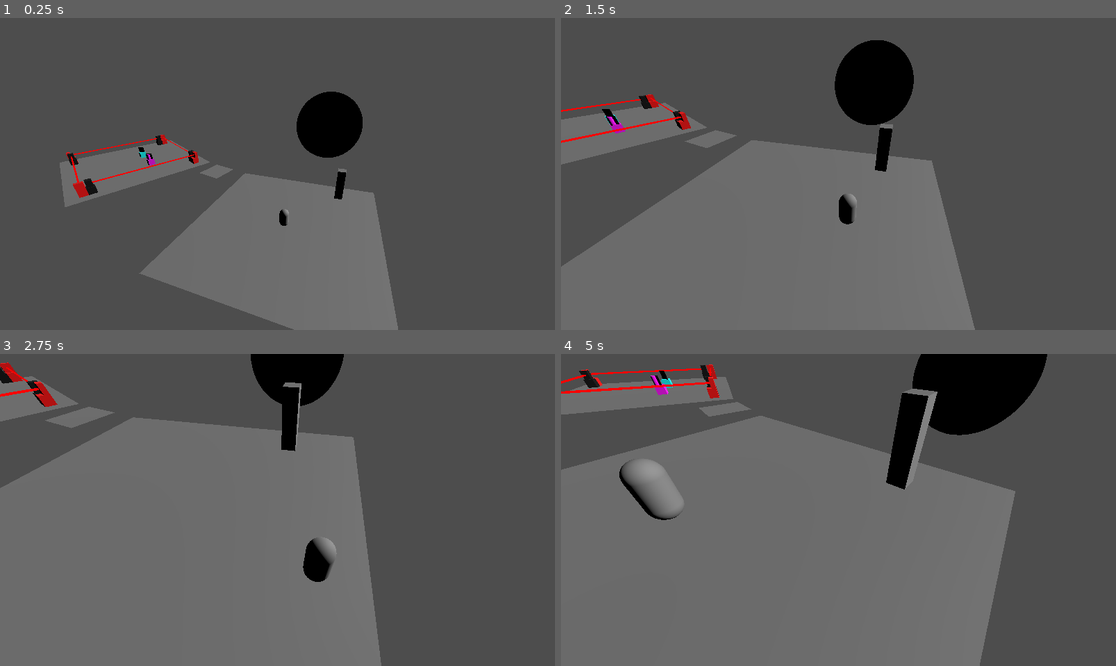
Above: before the commit, frames 1-4 (two rows, left to right).
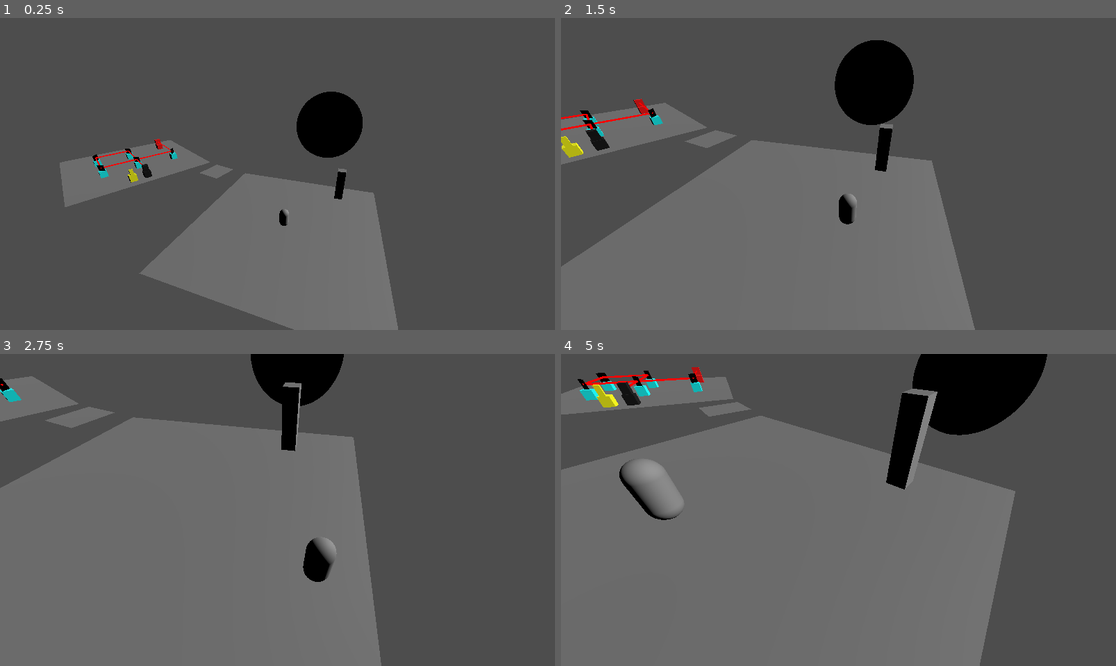
Above: after the commit, the same moments.

Repository: GreggSchaffter/gwj69project
Game: Godot game, scene res://scenes/game_world.tscn
Two runs of this game, one before a commit and one after it. Both use one fixed random seed, a clock stepped at 60 frames per second and the inputs below.
Inputs:
- Up to frame 1 (0.25 s): no input
- Up to frame 2 (1.5 s): hold D (right) 0.53-1.28 s; hold E (interact) 0.53-1.28 s; tap Space (jump) at 0.77 s; hold S (down) from 1.28 s (still down); tap E (interact) at 1.35 s
- Up to frame 3 (2.75 s): tap Space (jump) at 1.52 s; release S (down) at 2.03 s; hold D (right) from 2.03 s (still down); hold E (interact) from 2.03 s (still down)
- Up to frame 4 (5 s): release D (right) at 2.78 s; release E (interact) at 2.78 s; hold W (up) 2.78-3.53 s; tap E (interact) at 2.85, 4.35 s; tap Space (jump) at 3.02, 3.77, 4.52 s; hold E (interact) 3.53-4.28 s; hold A (left) from 3.53 s (still down)

The runs differ from the first frame. In frame 1, 1.0% of the frame differs, in the area x 11-36%, y 37-58%; in frame 2, 1.2%; in frame 3, 0.6%; in frame 4, 1.7%, in the area x 0-29%, y 3-18%.

Commit message:
Blocks can now be marked as immovable and added laser catcher.
Blocks can now

Diff:
--- /dev/null
+++ b/puzzles/laser puzzle/LaserCatcher.gd
@@ -0,0 +1,26 @@
+extends Node
+
+@onready var flag = $"../Flag"
+
+
+var since_zapped = 1
+
+func _process(_delta):
+	if since_zapped > 0:
+		flag.hide()
+	since_zapped += 1
+
+func zap(laser_rot):
+	var from_rot = laser_rot - get_parent().global_rotation
+	var deg = round(rad_to_deg(from_rot.y) / 90) * 90
+
+	if test(deg, -180):
+		flag.show()
+		since_zapped = 0
+
+
+func test(deg, test):
+	var a = deg == test
+	var b = deg == test + 360
+	var c = deg == test - 360
+	return a || b || c
--- a/puzzles/laser puzzle/Mirror.gd
+++ b/puzzles/laser puzzle/Mirror.gd
@@ -28,7 +28,6 @@
 func reflect(laser_rot):
 	var from_rot = laser_rot - get_parent().global_rotation
 	var deg = round(rad_to_deg(from_rot.y) / 90) * 90
-	print(deg)
 
 	if test(deg, -180):
 		activate(plus_z)
--- a/puzzles/laser puzzle/MovableBlock.gd
+++ b/puzzles/laser puzzle/MovableBlock.gd
@@ -13,7 +13,8 @@
 const SPEED = 0.5;
 
 
-@export var moving = false
+var moving = false
+@export var movable = true;
 
 func _ready():
 	force_grid()
@@ -29,7 +30,7 @@
 		move(Vector3.BACK)
 
 func move(dir):
-	if moving:
+	if moving || !movable:
 		return
 
 	# Use a shapecast in order to make sure that the box is not moving into another box
--- /dev/null
+++ b/puzzles/laser puzzle/block.gd
@@ -0,0 +1,6 @@
+extends Node3D
+
+@export var movable = true;
+
+func _ready():
+	$MovableBlock.movable = movable;
--- a/puzzles/laser puzzle/laser.gd
+++ b/puzzles/laser puzzle/laser.gd
@@ -19,13 +19,13 @@
 		mesh_holder.scale.z = distance;
 
 		var collision_body: Node = ray_cast.get_collider()
+
 		if collision_body.has_node("Mirror"):
 			var mirror_node = collision_body.get_node("Mirror")
-			#var source = MeshInstance3D.new()
-			#source.name = "Source"
-			#source.mesh = BoxMesh.new()
-			#mirror_node.add_child(source)
-			#source.global_position = global_position
 			mirror_node.reflect(global_rotation)
+
+		if collision_body.has_node("LaserCatcher"):
+			var catcher_node = collision_body.get_node("LaserCatcher")
+			catcher_node.zap(global_rotation)
 	else:
 		mesh_holder.scale.z = 30;
--- a/puzzles/laser puzzle/laser_room.tscn
+++ b/puzzles/laser puzzle/laser_room.tscn
@@ -4,7 +4,7 @@
 [ext_resource type="PackedScene" uid="uid://cqn50q2w5e3dg" path="res://puzzles/laser puzzle/objects/two_sided_mirror.tscn" id="2_t8dlx"]
 [ext_resource type="PackedScene" uid="uid://1ciovxvkhwjq" path="res://puzzles/laser puzzle/objects/laser_emitter.tscn" id="3_q0jic"]
 [ext_resource type="PackedScene" uid="uid://b2alcsctijseq" path="res://puzzles/laser puzzle/objects/laser_blocker.tscn" id="4_yb0pg"]
-[ext_resource type="PackedScene" uid="uid://d0xv1ar0230t7" path="res://puzzles/laser puzzle/objects/basic_mirror.tscn" id="5_kun1h"]
+[ext_resource type="PackedScene" uid="uid://dmmff1wjutekn" path="res://puzzles/laser puzzle/objects/laser_catcher.tscn" id="5_l1e48"]
 
 [sub_resource type="BoxShape3D" id="BoxShape3D_373ce"]
 size = Vector3(20, 0, 20)
@@ -39,34 +39,29 @@
 
 [node name="Blocks" type="Node3D" parent="."]
 
+[node name="LaserEmitter" parent="Blocks" instance=ExtResource("3_q0jic")]
+transform = Transform3D(1, 0, 0, 0, 1, 0, 0, 0, 1, 6, 0, -5)
+movable = false
+
 [node name="TwoSidedMirror" parent="Blocks" instance=ExtResource("2_t8dlx")]
-transform = Transform3D(1, 0, 0, 0, 1, 0, 0, 0, 1, 2, 0, -2)
+transform = Transform3D(-4.37114e-08, 0, 1, 0, 1, 0, -1, 0, -4.37114e-08, 6, 0, 3)
 
-[node name="LaserEmitter" parent="Blocks" instance=ExtResource("3_q0jic")]
-transform = Transform3D(1, 0, 0, 0, 1, 0, 0, 0, 1, 8, 0, -8)
+[node name="TwoSidedMirror2" parent="Blocks" instance=ExtResource("2_t8dlx")]
+transform = Transform3D(1, 0, 0, 0, 1, 0, 0, 0, 1, 0, 0, 3)
 
-[node name="LaserEmitter2" parent="Blocks" instance=ExtResource("3_q0jic")]
-transform = Transform3D(-4.37114e-08, 0, 1, 0, 1, 0, -1, 0, -4.37114e-08, -8, 0, -8)
+[node name="TwoSidedMirror3" parent="Blocks" instance=ExtResource("2_t8dlx")]
+transform = Transform3D(1, 0, 0, 0, 1, 0, 0, 0, 1, 0, 0, -3)
 
-[node name="LaserEmitter3" parent="Blocks" instance=ExtResource("3_q0jic")]
-transform = Transform3D(-1, 0, -8.74228e-08, 0, 1, 0, 8.74228e-08, 0, -1, -8, 0, 8)
+[node name="TwoSidedMirror4" parent="Blocks" instance=ExtResource("2_t8dlx")]
+transform = Transform3D(-4.37114e-08, 0, 1, 0, 1, 0, -1, 0, -4.37114e-08, -5, 0, -3)
 
-[node name="LaserEmitter4" parent="Blocks" instance=ExtResource("3_q0jic")]
-transform = Transform3D(1.31134e-07, 0, -1, 0, 1, 0, 1, 0, 1.31134e-07, 8, 0, 8)
+[node name="TwoSidedMirror5" parent="Blocks" instance=ExtResource("2_t8dlx")]
+transform = Transform3D(1, 0, 0, 0, 1, 0, 0, 0, 1, -5, 0, 3)
 
 [node name="LaserBlocker" parent="Blocks" instance=ExtResource("4_yb0pg")]
-transform = Transform3D(1, 0, 0, 0, 1, 0, 0, 0, 1, -7, 0, 8)
+transform = Transform3D(1, 0, 0, 0, 1, 0, 0, 0, 1, 0, 0, 8)
 
-[node name="LaserBlocker2" parent="Blocks" instance=ExtResource("4_yb0pg")]
-transform = Transform3D(1, 0, 0, 0, 1, 0, 0, 0, 1, -8, 0, -7)
-
-[node name="LaserBlocker3" parent="Blocks" instance=ExtResource("4_yb0pg")]
-transform = Transform3D(1, 0, 0, 0, 1, 0, 0, 0, 1, 7, 0, -8)
-
-[node name="LaserBlocker4" parent="Blocks" instance=ExtResource("4_yb0pg")]
-transform = Transform3D(1, 0, 0, 0, 1, 0, 0, 0, 1, 8, 0, 7)
-
-[node name="BasicMirror" parent="Blocks" instance=ExtResource("5_kun1h")]
-transform = Transform3D(-1, 0, 8.74228e-08, 0, 1, 0, -8.74228e-08, 0, -1, 2, 0, 3)
+[node name="LaserCatcher" parent="Blocks" instance=ExtResource("5_l1e48")]
+transform = Transform3D(-1, 0, 8.74228e-08, 0, 1, 0, -8.74228e-08, 0, -1, -2, 0, 8)
 
 [connection signal="body_entered" from="CameraActivator" to="CameraActivator" method="_on_body_entered"]
--- a/puzzles/laser puzzle/objects/basic_mirror.tscn
+++ b/puzzles/laser puzzle/objects/basic_mirror.tscn
@@ -1,5 +1,6 @@
-[gd_scene load_steps=12 format=3 uid="uid://d0xv1ar0230t7"]
+[gd_scene load_steps=13 format=3 uid="uid://d0xv1ar0230t7"]
 
+[ext_resource type="Script" path="res://puzzles/laser puzzle/block.gd" id="1_05xnh"]
 [ext_resource type="PackedScene" uid="uid://byj1h01xr5t52" path="res://puzzles/laser puzzle/movable_block.tscn" id="1_luhfd"]
 [ext_resource type="PackedScene" uid="uid://bwhff16qho8wq" path="res://puzzles/laser puzzle/mirror.tscn" id="2_mq1g7"]
 [ext_resource type="PackedScene" uid="uid://qihhrt4cuecd" path="res://puzzles/laser puzzle/laser.tscn" id="3_31563"]
@@ -35,6 +36,7 @@
 radius = 0.25
 
 [node name="BasicMirror" type="Node3D"]
+script = ExtResource("1_05xnh")
 
 [node name="MovableBlock" parent="." instance=ExtResource("1_luhfd")]
 
--- a/puzzles/laser puzzle/objects/laser_blocker.tscn
+++ b/puzzles/laser puzzle/objects/laser_blocker.tscn
@@ -1,5 +1,6 @@
-[gd_scene load_steps=7 format=3 uid="uid://b2alcsctijseq"]
+[gd_scene load_steps=8 format=3 uid="uid://b2alcsctijseq"]
 
+[ext_resource type="Script" path="res://puzzles/laser puzzle/block.gd" id="1_eka6e"]
 [ext_resource type="PackedScene" uid="uid://byj1h01xr5t52" path="res://puzzles/laser puzzle/movable_block.tscn" id="1_l0blv"]
 
 [sub_resource type="StandardMaterial3D" id="StandardMaterial3D_woolb"]
@@ -19,6 +20,7 @@
 size = Vector3(0.75, 1, 0.75)
 
 [node name="LaserBlocker" type="Node3D"]
+script = ExtResource("1_eka6e")
 
 [node name="MovableBlock" parent="." instance=ExtResource("1_l0blv")]
 
--- /dev/null
+++ b/puzzles/laser puzzle/objects/laser_catcher.tscn
@@ -0,0 +1,59 @@
+[gd_scene load_steps=11 format=3 uid="uid://dmmff1wjutekn"]
+
+[ext_resource type="Script" path="res://puzzles/laser puzzle/block.gd" id="1_e6wdp"]
+[ext_resource type="PackedScene" uid="uid://byj1h01xr5t52" path="res://puzzles/laser puzzle/movable_block.tscn" id="1_ydi85"]
+[ext_resource type="Script" path="res://puzzles/laser puzzle/LaserCatcher.gd" id="2_qubmm"]
+
+[sub_resource type="StandardMaterial3D" id="StandardMaterial3D_a88s8"]
+albedo_color = Color(1, 1, 0, 1)
+
+[sub_resource type="BoxMesh" id="BoxMesh_4oqv8"]
+material = SubResource("StandardMaterial3D_a88s8")
+
+[sub_resource type="BoxMesh" id="BoxMesh_n0ax7"]
+material = SubResource("StandardMaterial3D_a88s8")
+size = Vector3(0.5, 1, 0.25)
+
+[sub_resource type="BoxShape3D" id="BoxShape3D_i8u5p"]
+size = Vector3(0.5, 1, 0.25)
+
+[sub_resource type="CylinderMesh" id="CylinderMesh_acfn3"]
+top_radius = 0.125
+bottom_radius = 0.25
+height = 0.125
+
+[sub_resource type="StandardMaterial3D" id="StandardMaterial3D_iknu7"]
+albedo_color = Color(1, 0, 0, 1)
+
+[sub_resource type="BoxMesh" id="BoxMesh_rn8cc"]
+material = SubResource("StandardMaterial3D_iknu7")
+size = Vector3(0.425, 0.74, 0.125)
+
+[node name="LaserCatcher" type="Node3D"]
+script = ExtResource("1_e6wdp")
+
+[node name="MovableBlock" parent="." instance=ExtResource("1_ydi85")]
+
+[node name="MeshInstance3D" parent="MovableBlock/AnimatableBody3D" index="0"]
+mesh = SubResource("BoxMesh_4oqv8")
+
+[node name="MeshInstance3D2" type="MeshInstance3D" parent="MovableBlock/AnimatableBody3D" index="7"]
+transform = Transform3D(1, 0, 0, 0, 1, 0, 0, 0, 1, 0, 1.5, -0.375)
+mesh = SubResource("BoxMesh_n0ax7")
+
+[node name="Collision" type="CollisionShape3D" parent="MovableBlock/AnimatableBody3D" index="8"]
+transform = Transform3D(1, 0, 0, 0, 1, 0, 0, 0, 1, 0, 1.5, -0.375)
+shape = SubResource("BoxShape3D_i8u5p")
+
+[node name="MeshInstance3D3" type="MeshInstance3D" parent="MovableBlock/AnimatableBody3D" index="9"]
+transform = Transform3D(1, 0, 0, 0, -4.37114e-08, -1, 0, 1, -4.37114e-08, 0, 1.5, -0.190231)
+mesh = SubResource("CylinderMesh_acfn3")
+
+[node name="LaserCatcher" type="Node" parent="MovableBlock/AnimatableBody3D" index="10"]
+script = ExtResource("2_qubmm")
+
+[node name="Flag" type="MeshInstance3D" parent="MovableBlock/AnimatableBody3D" index="11"]
+transform = Transform3D(1, 0, 0, 0, 1, 0, 0, 0, 1, 0, 2.33604, -0.377736)
+mesh = SubResource("BoxMesh_rn8cc")
+
+[editable path="MovableBlock"]
--- a/puzzles/laser puzzle/objects/laser_emitter.tscn
+++ b/puzzles/laser puzzle/objects/laser_emitter.tscn
@@ -1,5 +1,6 @@
-[gd_scene load_steps=7 format=3 uid="uid://1ciovxvkhwjq"]
+[gd_scene load_steps=8 format=3 uid="uid://1ciovxvkhwjq"]
 
+[ext_resource type="Script" path="res://puzzles/laser puzzle/block.gd" id="1_licqk"]
 [ext_resource type="PackedScene" uid="uid://byj1h01xr5t52" path="res://puzzles/laser puzzle/movable_block.tscn" id="1_sn6yp"]
 [ext_resource type="PackedScene" uid="uid://qihhrt4cuecd" path="res://puzzles/laser puzzle/laser.tscn" id="2_ibpbj"]
 
@@ -17,6 +18,7 @@
 size = Vector3(1, 1, 0.5)
 
 [node name="LaserEmitter" type="Node3D"]
+script = ExtResource("1_licqk")
 
 [node name="MovableBlock" parent="." instance=ExtResource("1_sn6yp")]
 
--- a/puzzles/laser puzzle/objects/two_sided_mirror.tscn
+++ b/puzzles/laser puzzle/objects/two_sided_mirror.tscn
@@ -1,6 +1,7 @@
-[gd_scene load_steps=9 format=3 uid="uid://cqn50q2w5e3dg"]
+[gd_scene load_steps=10 format=3 uid="uid://cqn50q2w5e3dg"]
 
 [ext_resource type="PackedScene" uid="uid://byj1h01xr5t52" path="res://puzzles/laser puzzle/movable_block.tscn" id="1_6b1kk"]
+[ext_resource type="Script" path="res://puzzles/laser puzzle/block.gd" id="1_vn7tr"]
 [ext_resource type="PackedScene" uid="uid://qihhrt4cuecd" path="res://puzzles/laser puzzle/laser.tscn" id="2_gn7ql"]
 [ext_resource type="PackedScene" uid="uid://bwhff16qho8wq" path="res://puzzles/laser puzzle/mirror.tscn" id="2_nocgm"]
 
@@ -22,6 +23,7 @@
 size = Vector3(1, 1, 0)
 
 [node name="TwoSidedMirror" type="Node3D"]
+script = ExtResource("1_vn7tr")
 
 [node name="MovableBlock" parent="." instance=ExtResource("1_6b1kk")]
 
